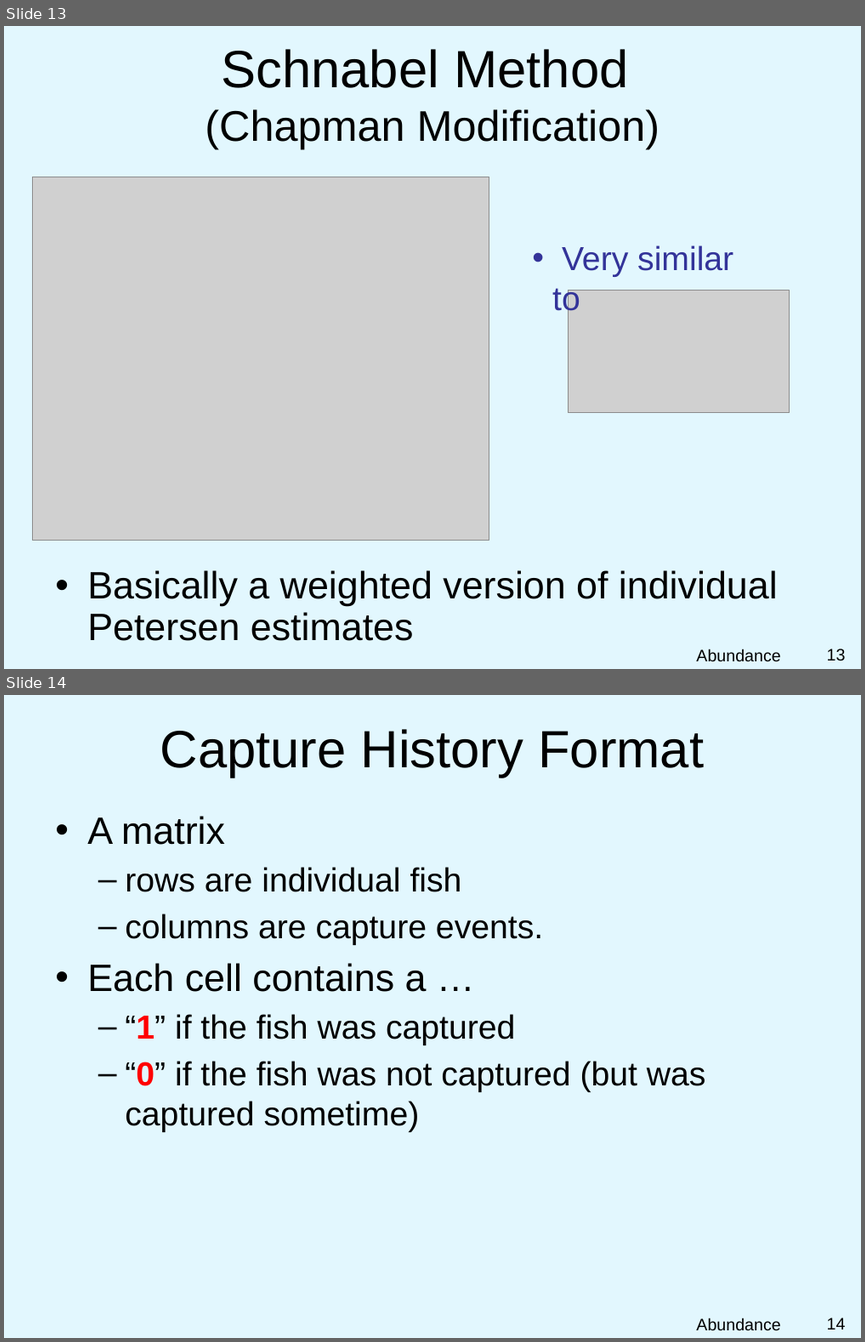
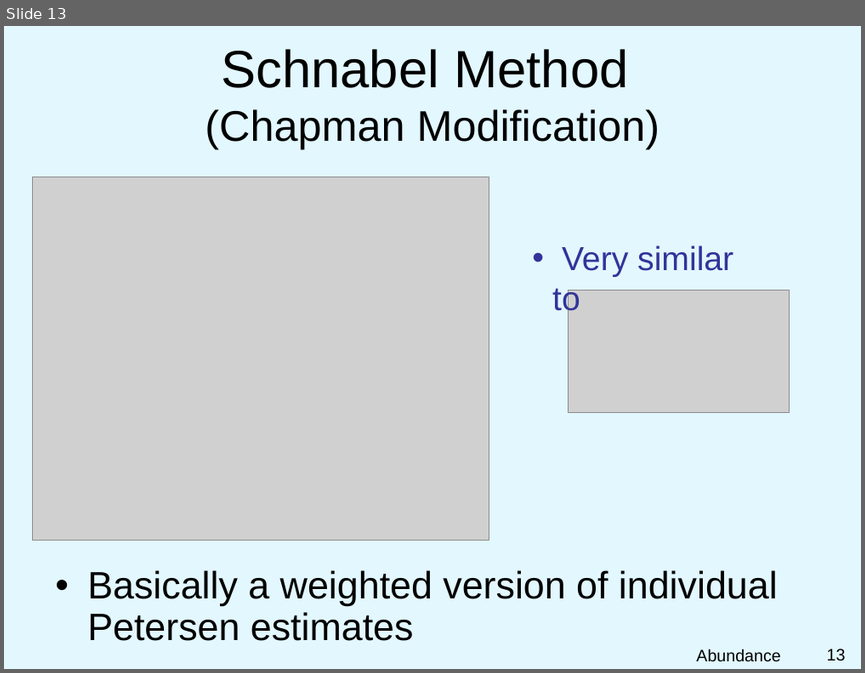
Before and after one commit to droglenc/NCNRS349, a slide deck: modules/Abundance/MarkRecap/MarkRecap.pptx. Shown one above the other, each under a label of ours: slides 13 and 14 before the commit, slide 13 after it. The pictures are 865x1342 and 865x673 pixels, drawn with LibreOffice and Linux fonts; fonts in the diff are those of the drawing; grey boxes stand for pictures; background and template pictures are left out. Boxes give left, top, right and bottom in pixels: in the first picture for what was removed or moved away, otherwise in the second. Text is boxed around its words. In the diff, an @@ line names an element or a change of style, - is before the commit and + after.

```diff
--- a/modules/Abundance/MarkRecap/MarkRecap.pptx
+++ b/modules/Abundance/MarkRecap/MarkRecap.pptx
@@ slide 14 removed at box(4, 695, 861, 1338), background picture (left out) @@
@@ title removed at box(160, 729, 704, 777) @@
-Capture History Format
@@ text removed at box(87, 816, 706, 1132) @@
-• A matrix
-  – rows are individual fish
-  – columns are capture events.
-• Each cell contains a …
-  – “1” if the fish was captured
-  – “0” if the fish was not captured (but was captured sometime)
@@ text removed at box(696, 1317, 780, 1331) @@
-Abundance
@@ page number removed at box(827, 1317, 846, 1329) @@
-14
```
Also in this commit, not shown: 4 other slides removed, 2 other files.
